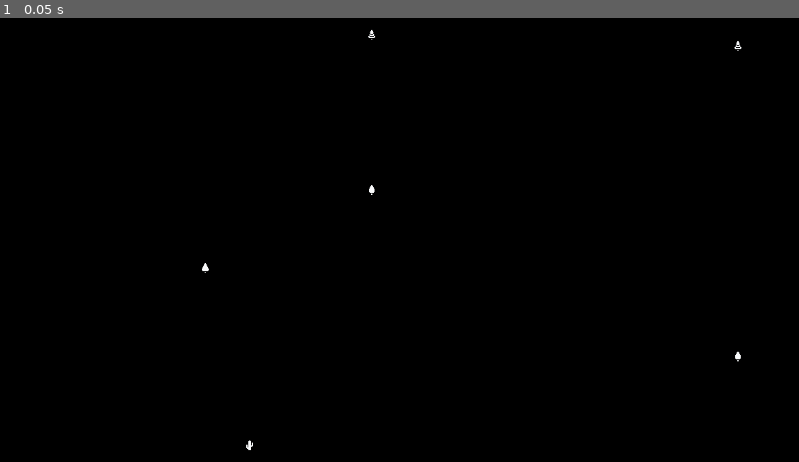
Above: before the commit, frame 1.
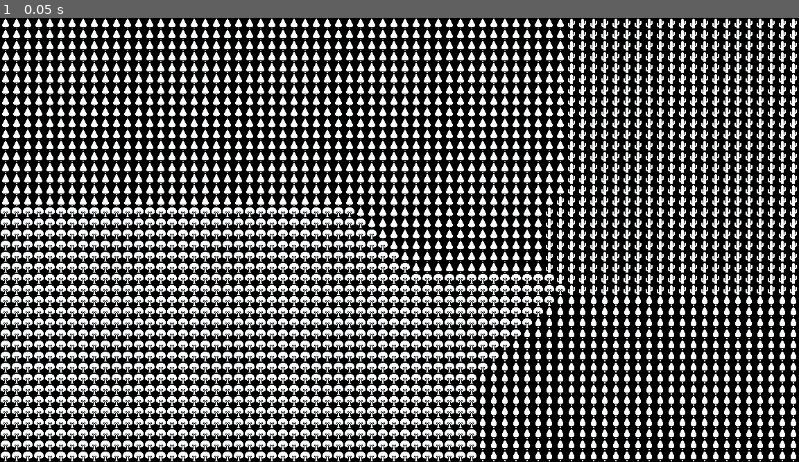
Above: after the commit, the same moment.

Repository: Zishan-Rahman/GD4VoronoiRPG
Game: Godot game, scene res://tile_map.tscn
The game is run twice, just before and just after one commit, with the same random seed, the same clock (stepped at 60 frames per second) and the same inputs.
Inputs:
- Up to frame 1 (0.05 s): no input

The runs differ from the first frame. In frame 1, 45% of the frame differs, in the area x 0-100%, y 0-100%.

Commit message:
Fix implementation so that it works now

Diff:
--- a/tile_map.gd
+++ b/tile_map.gd
@@ -21,13 +21,13 @@
 			set_cell(0, Vector2(point["x"] + citizen["dx"], point["y"] + citizen["dy"]), 0, point["type"])
 
 func rand_range(minimum, maximum):
-	return floor(randf_range(0.0, 1.0) * ((maximum) - minimum) + minimum)
+	return floor(randf() * ((maximum) - minimum) + minimum)
 
 func define_points(num_points):
 	var types: Array[Vector2i] = [Vector2i(0,1),Vector2i(1,1),Vector2i(2,1),Vector2i(5,1),Vector2i(6,1),Vector2i(4,2)]
 	for i in range(num_points):
-		var x: int = randi_range(0, x_tile_range)
-		var y: int = randi_range(0, y_tile_range)
+		var x: int = rand_range(0, x_tile_range)
+		var y: int = rand_range(0, y_tile_range)
 		var type: Vector2i = types.pick_random()
 		types.erase(type)
 		points.append(
@@ -52,8 +52,8 @@
 						"delta": delta
 					}
 				var active_point = points[lowest_delta["point_id"]]
-				var dx = active_point["x"]
-				var dy = active_point["y"]
+				var dx = x - active_point["x"]
+				var dy = y - active_point["y"]
 				active_point["citizens"].append(
 					{
 						"dx": dx,
